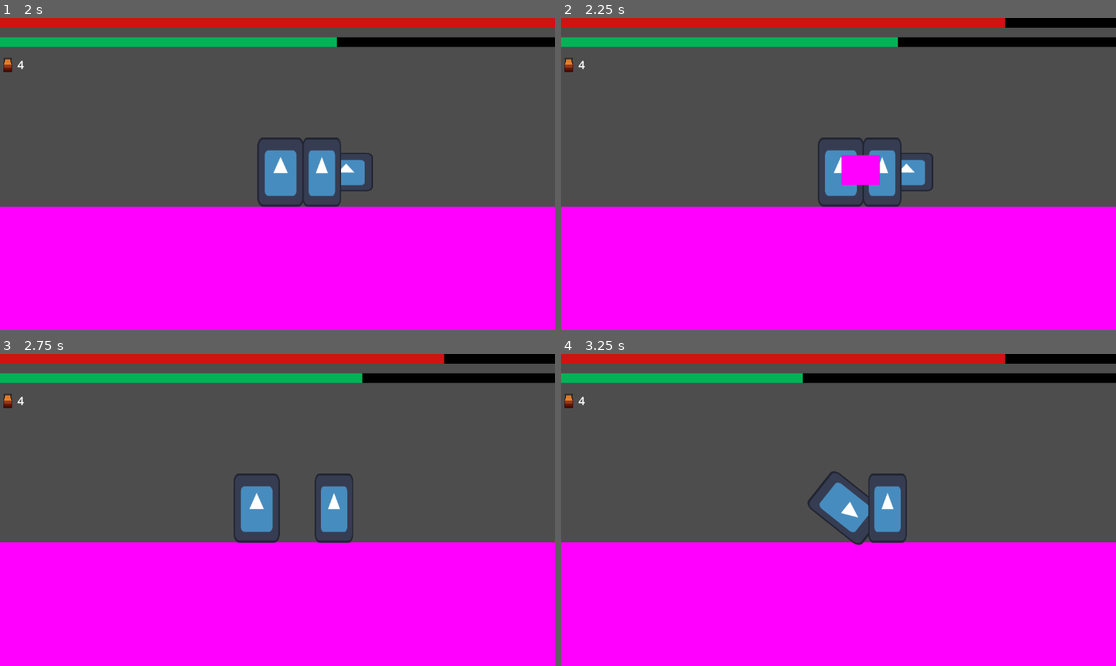
Above: before the commit, frames 1-4 (two rows, left to right).
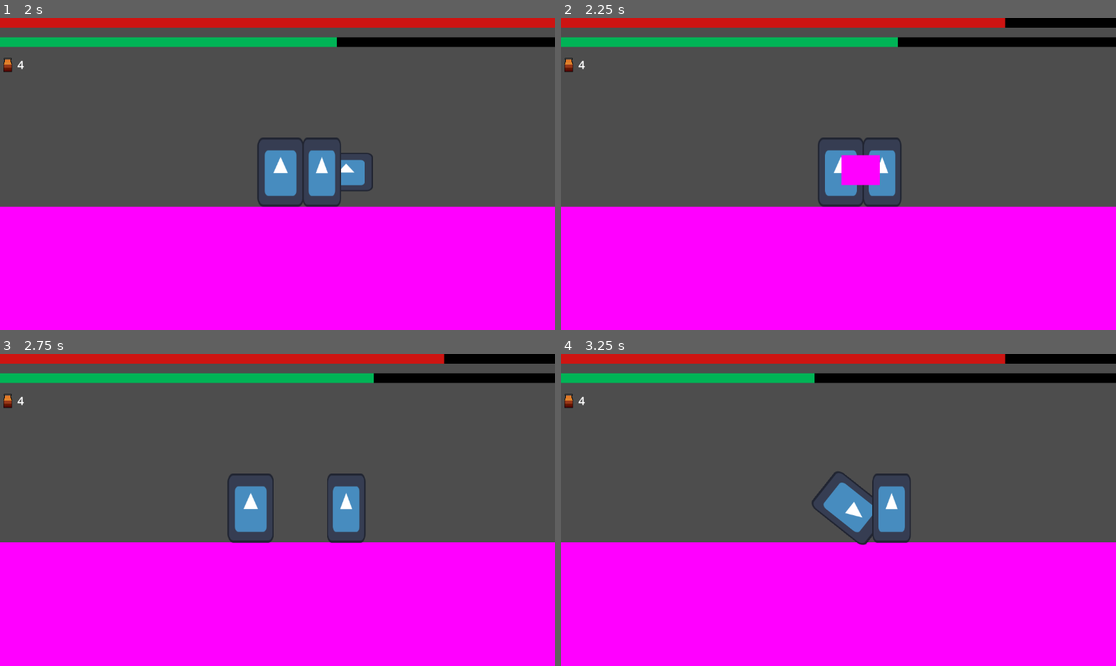
Above: after the commit, the same moments.

Repository: CodeScratcher/soulslike
Game: Godot game, scene res://Levels/test_scene.tscn
Two runs of this game, one before a commit and one after it. Both use one fixed random seed, a clock stepped at 60 frames per second and the inputs below. The engine's default icon, where the game draws it, is replaced by a stand-in: a white triangle on a blue panel in a dark square.
Inputs (mouse positions are in pixels of both pictures, inside the frame that each line leads up to):
- Up to frame 1 (2 s): move the mouse to (399, 158) at 0.52 s; hold D (right) from 0.53 s (still down); tap E (heal) at 0.6 s; tap W (jump) at 0.77, 1.52 s; move the mouse to (166, 189) at 1.27 s; right-click (166, 189) at 1.35 s
- Up to frame 2 (2.25 s): move the mouse to (894, 105) at 2.02 s; release D (right) at 2.03 s; hold A (left) from 2.03 s (still down); click (894, 105) at 2.1 s
- Up to frame 3 (2.75 s): keep holding A (left)
- Up to frame 4 (3.25 s): move the mouse to (810, 572) at 2.77 s; release A (left) at 2.78 s; hold D (right) from 2.78 s (still down); tap Space (roll) at 2.85 s; tap W (jump) at 3.02 s

Frame 1 is identical in both runs. In frame 2, 0.4% of the frame differs, in the area x 61-68%, y 43-56%; in frame 3, 1.7%, in the area x 40-68%, y 6-61%; in frame 4, 1.2%.

Commit message:
Fixed player heavy attack animation

Diff:
--- a/Objects/Player.tscn
+++ b/Objects/Player.tscn
@@ -114,7 +114,7 @@
 
 [sub_resource type="Animation" id="Animation_t3uy3"]
 resource_name = "heavy_attack"
-length = 1.3
+length = 1.2
 tracks/0/type = "value"
 tracks/0/imported = false
 tracks/0/enabled = true
@@ -122,7 +122,7 @@
 tracks/0/interp = 1
 tracks/0/loop_wrap = true
 tracks/0/keys = {
-"times": PackedFloat32Array(0.4, 1.1),
+"times": PackedFloat32Array(0.4, 0.8),
 "transitions": PackedFloat32Array(1, 1),
 "update": 1,
 "values": [true, false]
@@ -134,7 +134,7 @@
 tracks/1/interp = 1
 tracks/1/loop_wrap = true
 tracks/1/keys = {
-"times": PackedFloat32Array(0.4, 1.1),
+"times": PackedFloat32Array(0.4, 0.8),
 "transitions": PackedFloat32Array(1, 1),
 "update": 1,
 "values": [false, true]
